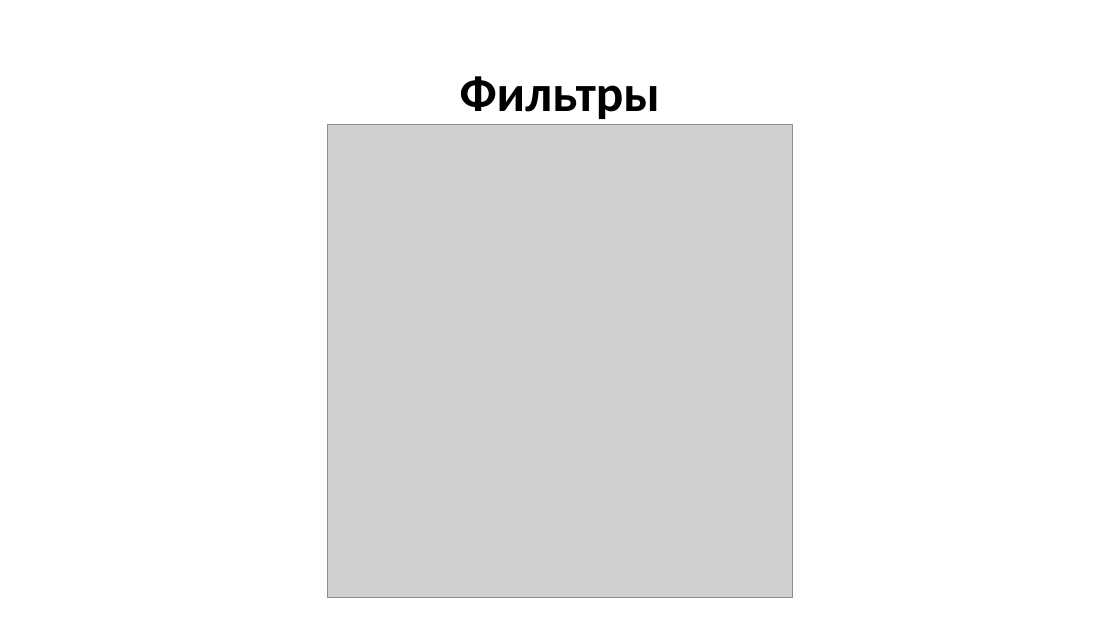
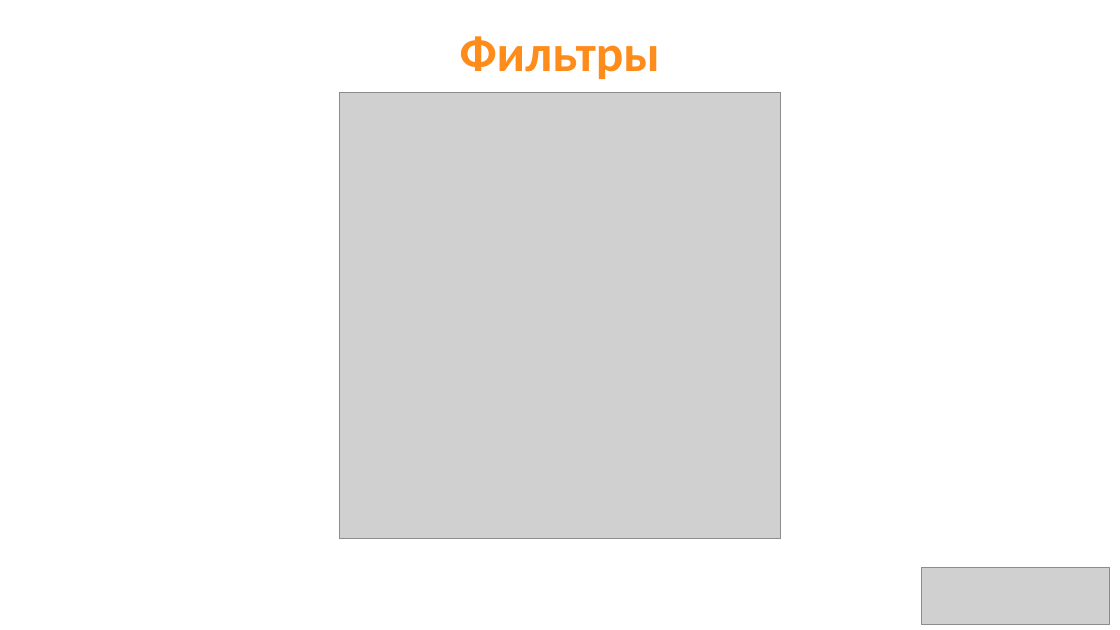
Before and after one commit to aaalace/D-Compare, a slide deck: slide 8 of presentation.pptx. Drawn at 1120x630 pixels with LibreOffice and Linux fonts; fonts in the diff are those of the drawing; grey boxes stand for pictures. Boxes give left, top, right and bottom in pixels: in the first picture for what was removed or moved away, otherwise in the second. Text is boxed around its words. In the diff, an @@ line names an element or a change of style, - is before the commit and + after.

```diff
--- a/presentation.pptx
+++ b/presentation.pptx
@@ title "Фильтры": place and size @@
-title "Фильтры" at [460,76,660,119]
+title "Фильтры" at [460,36,660,79]
@@ title "Фильтры" at [460,36,660,79]: text colour #000000 to #FE8C1A @@
@@ picture: place and size @@
-picture at [328,125,791,598]
+picture at [339,92,781,539]
@@ picture added at [922,568,1109,625] @@
```
Also in this commit, not shown: 7 other slides changed, 3 slides added, 1 other file.
